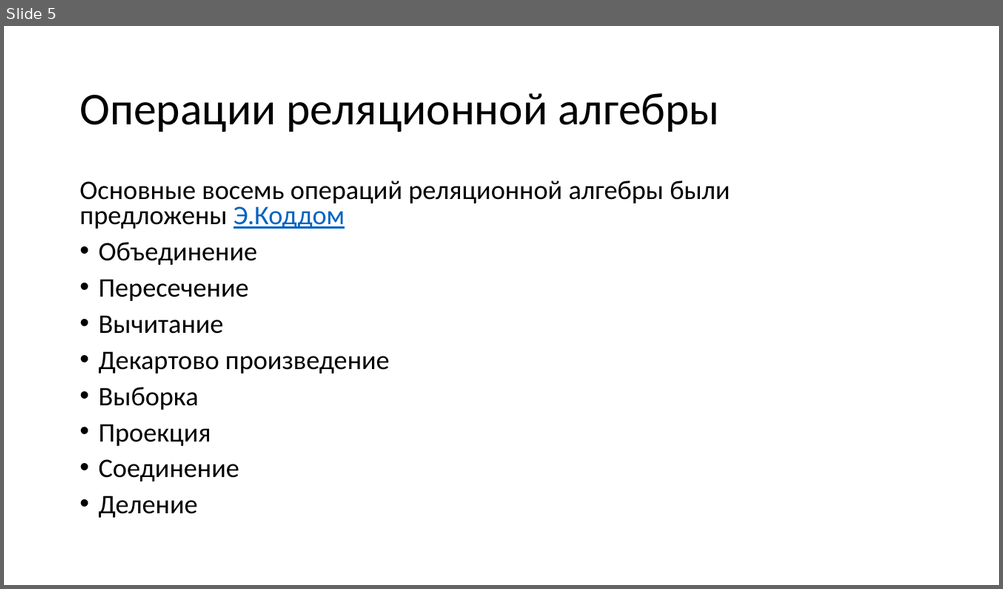
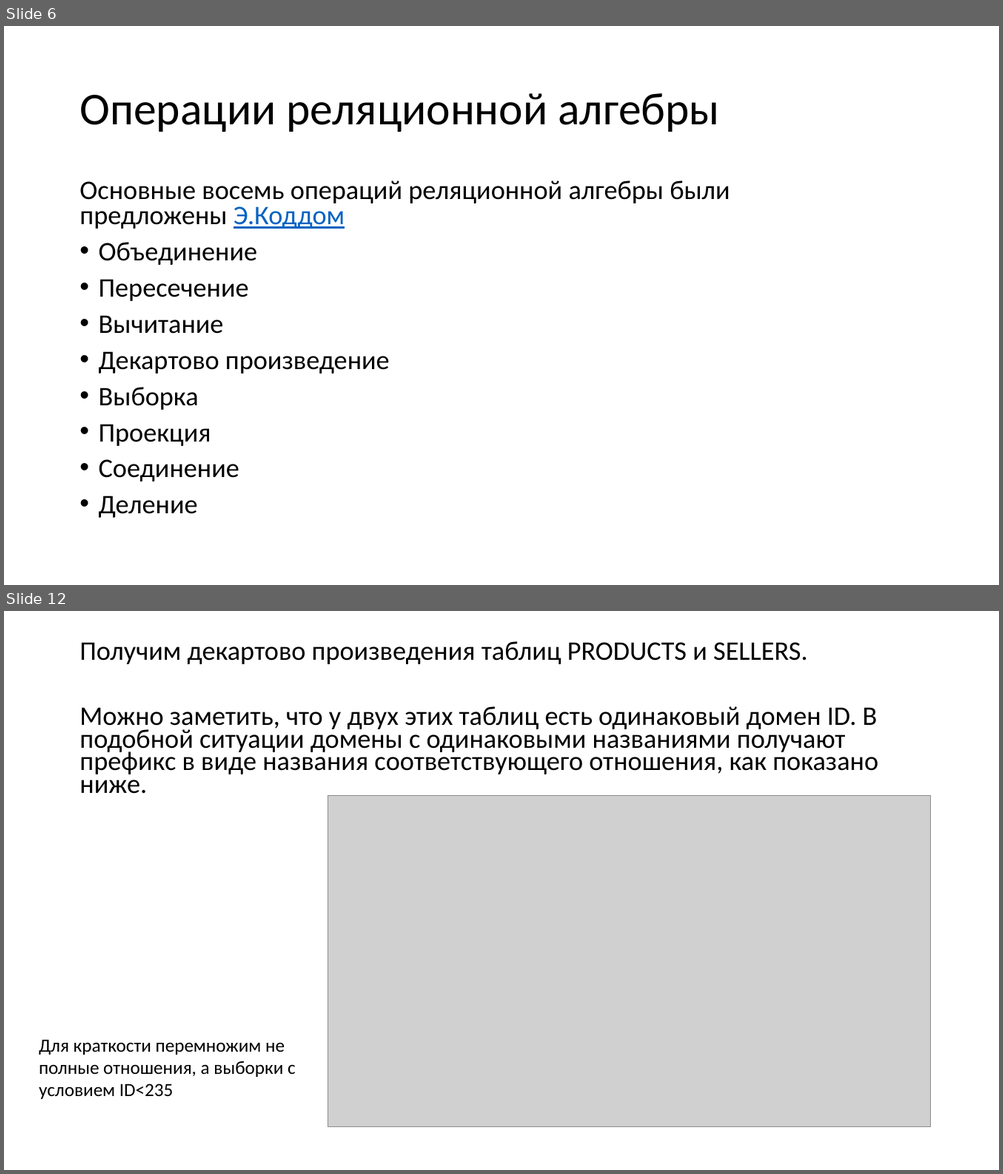
Before and after one commit to avdosev/DataBasePresentations, a slide deck: Реляционная Алгебра/Презентация.pptx. Shown one above the other, each under a label of ours: slide 5 before the commit, slides 6 and 12 after it; the slides between them are not shown. The pictures are 1003x589 and 1003x1174 pixels, drawn with LibreOffice and Linux fonts; fonts in the diff are those of the drawing; grey boxes stand for pictures. Boxes give left, top, right and bottom in pixels: in the first picture for what was removed or moved away, otherwise in the second. Text is boxed around its words. In the diff, an @@ line names an element or a change of style, - is before the commit and + after.

```diff
--- a/Реляционная Алгебра/Презентация.pptx
+++ b/Реляционная Алгебра/Презентация.pptx
@@ slide 12 added at bbox=[4, 611, 999, 1170], background #FFFFFF @@
@@ text added at bbox=[79, 641, 878, 794], 25.9 pt, text #000000 @@
+Получим декартово произведения таблиц PRODUCTS и SELLERS.
+Можно заметить, что у двух этих таблиц есть одинаковый домен ID. В подобной ситуации домены с одинаковыми названиями получают префикс в виде названия соответствующего отношения, как показано ниже.
@@ picture added at bbox=[328, 796, 930, 1128] @@
@@ text added at bbox=[39, 1039, 296, 1099], 18 pt, text #000000 @@
+Для краткости перемножим не полные отношения, а выборки с условием ID<235
@@ what was slide 5 is now slide 6 @@
```
Also in this commit, not shown: 2 slides changed, 10 other slides added, 5 slides removed.
